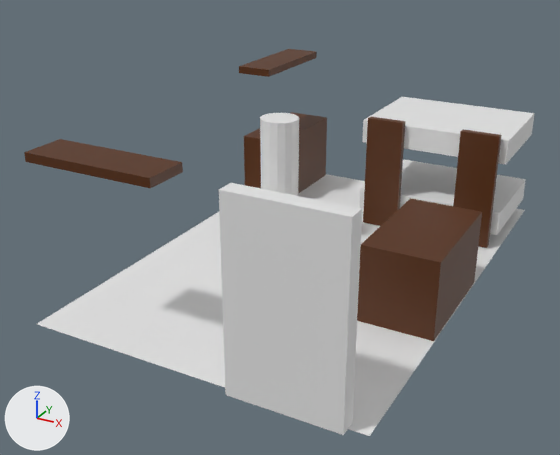
One commit to the Blender file Models/bedroom.blend: the scene before it, then after it.
One viewpoint serves both versions: a camera (50 mm lens) standing at (3.99, -8.26, 4.46) and looking at (-0.28, -0.5, 0.58). The lights are fixed; the arrows at lower left show +X, +Y and +Z.

The first picture shows 'bed', 'bed.001', 'desk', 'door', 'dresser', 'floor', 'human-scale', 'shelf', 'shelf.001', 'shelf.003', 'shelf.004'.
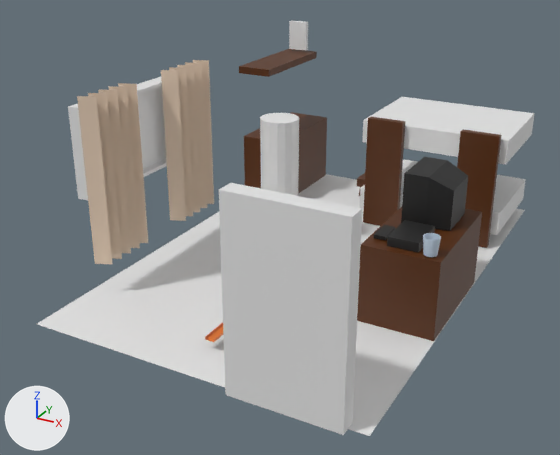
Diff of the bpy script that builds the scene:
```diff
--- a/Models/bedroom.blend.py
+++ b/Models/bedroom.blend.py
@@ ob_shelf_001 @@
-ob_shelf_001 = bpy.data.objects.new('shelf.001', me_cube_008)
@@ ob_curtain_001 @@
+ob_curtain_001 = bpy.data.objects.new('curtain.001', me_plane_002)  # 20 vertices, 9 faces; spans x -1.0..1.0, y -0.38..0.38, z -1.87..-1.67; in mat_curtain (beige #e7d0b8)
+ob_curtain_001.location = (0.0, -0.26, 1.4)
+ob_curtain_001.rotation_euler = (0.0, 1.571, 0.0)  # degrees (0, 90, 0)
@@ ob_curtain @@
+ob_curtain = bpy.data.objects.new('curtain', me_plane_002.copy())
+ob_curtain.location = (0.0, -1.74, 1.4)
+ob_curtain.rotation_euler = (0.0, 1.571, 0.0)  # degrees (0, 90, 0)
@@ ob_window @@
+ob_window = bpy.data.objects.new('window', me_cube_019)  # 16 vertices, 14 faces; spans x -0.11..0.11, y -1.0..1.0, z -0.54..0.54
+ob_window.location = (-2.0, -1.03, 1.69)
@@ ob_cube_004 @@
+ob_cube_004 = bpy.data.objects.new('Cube.004', me_cube_018)  # 16 vertices, 14 faces; spans x -0.055..0.055, y -0.287..0.287, z -0.019..0.014; in mat_car_track (orange #e77c34)
+ob_cube_004.location = (0.0, -2.24, 0.14)
@@ ob_book @@
+ob_book = bpy.data.objects.new('book', me_cube_017)  # a box spanning x -1.0..1.0, y -1.0..1.0, z -1.0..1.0
+ob_book.location = (-1.76, 2.81, 2.3)
+ob_book.scale = (0.147, 0.0353, 0.217)
@@ ob_remote @@
+ob_remote = bpy.data.objects.new('remote', me_cube_016)  # a box spanning x -1.0..1.0, y -1.0..1.0, z -1.0..1.0; in mat_tv (black #202020)
+ob_remote.location = (1.23, -0.85, 0.97)
+ob_remote.scale = (0.0681, 0.151, 0.0211)
@@ ob_console @@
+ob_console = bpy.data.objects.new('console', me_cube_015)  # a box spanning x -1.0..1.0, y -1.0..1.0, z 0.03..2.03; in mat_tv (black #202020)
+ob_console.location = (1.54, -0.85, 0.94)
+ob_console.scale = (0.175, 0.257, 0.0543)
@@ ob_tv @@
+ob_tv = bpy.data.objects.new('tv', me_cube_003)  # 12 vertices, 10 faces; spans x -0.277..0.277, y -0.334..0.334, z -0.002..0.598; in mat_tv (black #202020)
+ob_tv.location = (1.56, -0.14, 0.95)
@@ ob_step_stool @@
+ob_step_stool = bpy.data.objects.new('step-stool', me_cube_001)  # 24 vertices, 18 faces; spans x -0.213..0.213, y -0.3..0.292, z -0.046..0.298; in mat_wood (brown #562a00)
+ob_step_stool.location = (-0.25, 2.62, -0.01)
@@ ob_cup @@
+ob_cup = bpy.data.objects.new('cup', me_cylinder_001)  # 128 vertices, 98 faces; spans x -0.092..0.092, y -0.092..0.092, z 0.001..0.201; in mat_glass (white #c5d6e7)
+ob_cup.location = (1.84, -1.11, 0.95)
```

Boxes (x1, y1, x2, y2) around the edits, measured in the pictures (560 x 455 px):
'curtain', added (beige)
    after: (77, 83, 148, 264)
'curtain.001', added
    after: (161, 60, 214, 221)
'shelf.001', deleted (brown)
    before: (24, 139, 183, 188)
'tv', added (black)
    after: (401, 157, 468, 231)
'window', added
    after: (68, 77, 167, 201)
'console', added (black)
    after: (387, 220, 435, 253)
'book', added
    after: (289, 20, 308, 51)
'cup', added
    after: (423, 233, 441, 257)
'remote', added
    after: (374, 225, 395, 240)
'Cube.004', added
    after: (205, 322, 223, 342)
'step-stool', added
    after: (357, 173, 365, 196)
